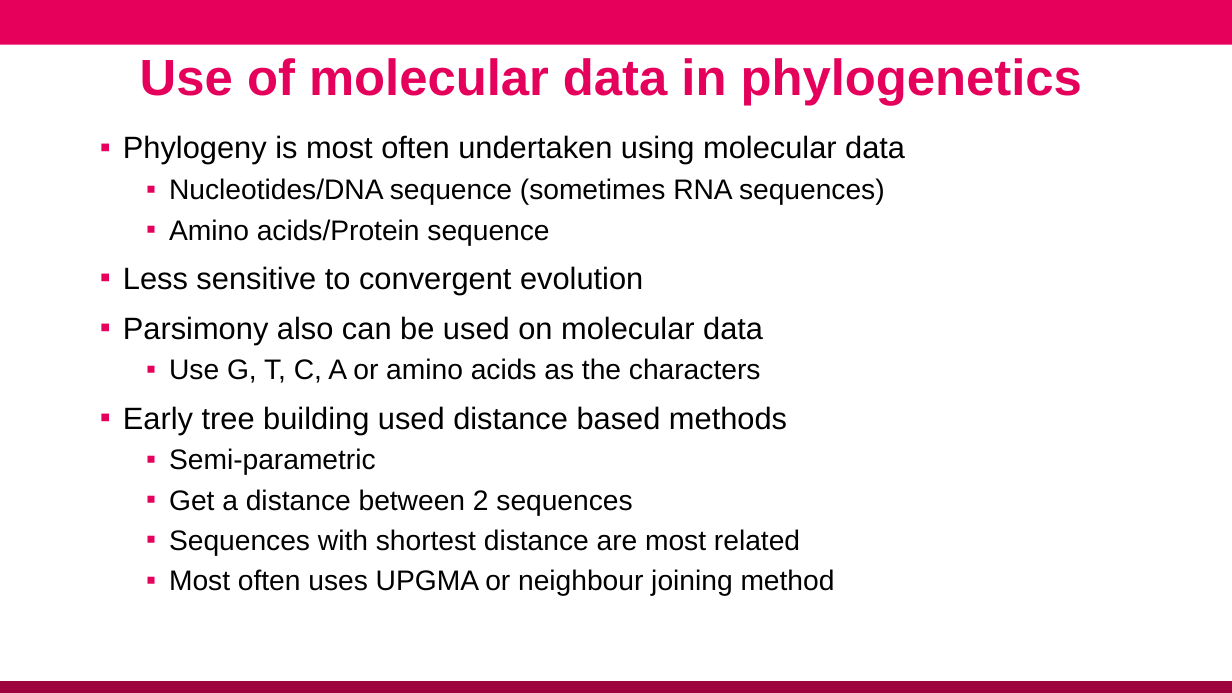
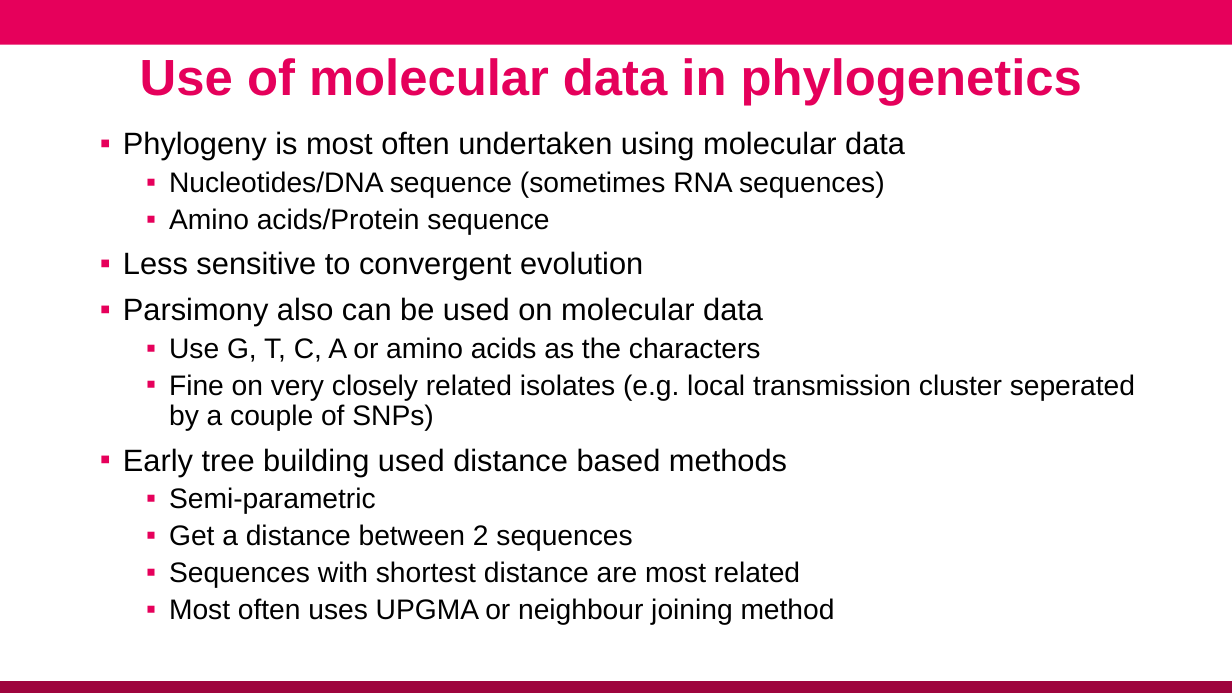
Before and after one commit to conmeehan/conmeehan.github.io, a slide deck: slide 20 of PathogenDataCourse/SlideSets/IntroToPhylogenetics.pptx. Drawn at 1232x693 pixels with LibreOffice and Linux fonts; fonts in the diff are those of the drawing; background and template pictures are left out. Boxes give left, top, right and bottom in pixels: in the first picture for what was removed or moved away, otherwise in the second. Text is boxed around its words. In the diff, an @@ line names an element or a change of style, - is before the commit and + after.

```diff
--- a/PathogenDataCourse/SlideSets/IntroToPhylogenetics.pptx
+++ b/PathogenDataCourse/SlideSets/IntroToPhylogenetics.pptx
@@ text at (123,131,905,625): line spacing 1 to 0.9 @@
@@ text at (169,374,1135,431): paragraph added @@
+  ▪ Fine on very closely related isolates (e.g. local transmission cluster seperated by a couple of SNPs)
```
Also in this commit, not shown: 1 other slide changed, 3 other files.
